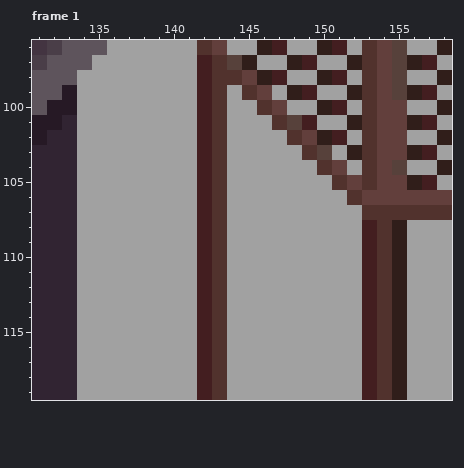
Pixel-art file, stored at Assets/Sprites/Tiles/tileMap.aseprite. Above, as it was before the edit.
1000x1000 pixels, 3 frames. Colours within 5 levels of each other are drawn and written as one. Shown: frame 1: x 131..158, y 96..119.
Now the later version:
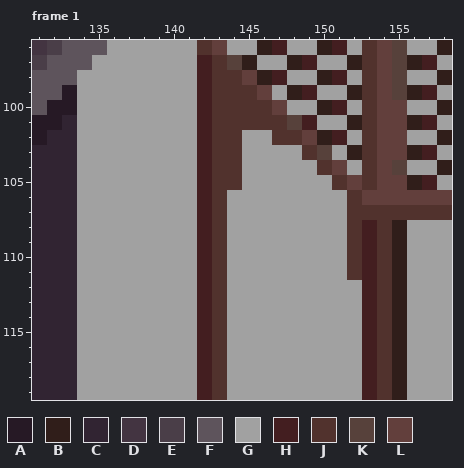
Palette (. is transparent): A #261925  B #301e1a  C #312432  D #433441  E #4a3e48  F #5e545c  G #a1a1a1  H #431e20  J #51322d  K #57413b  L #623f3c
Changes in this commit:
Frame 1, layer "Layer 3":
The edit turns colour G into colour J in row 99 at x 144; in row 100 at x 144 to 145; in row 101 at x 144 to 146; in row 102 at x 144 and 147; in rows 103 to 105 at x 144; in rows 107 to 111 at x 152.
Changed places in both pictures, as pixel boxes (x1, y1, x2, y2):
changed: (227, 85, 287, 190)
changed: (347, 205, 362, 280)
